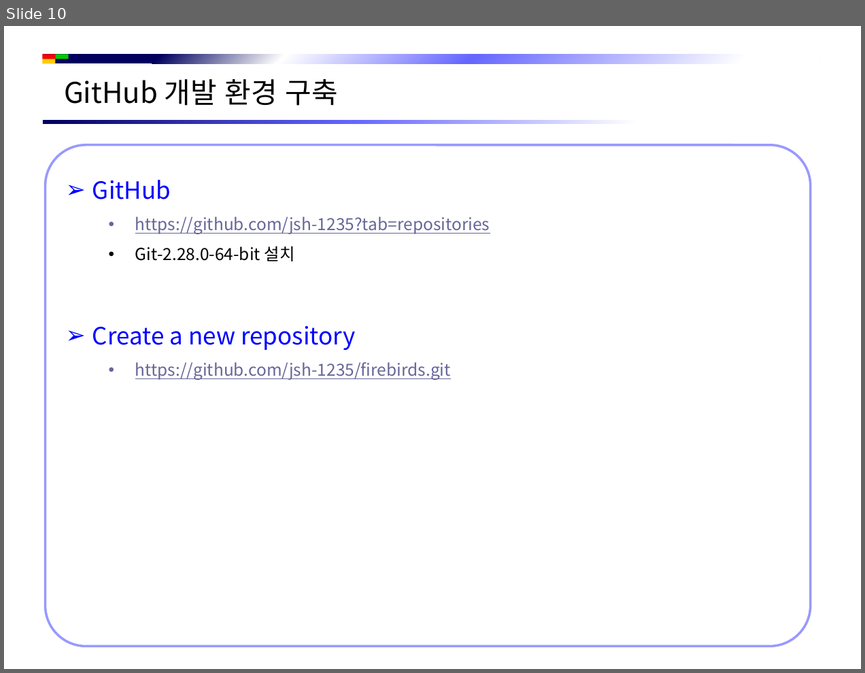
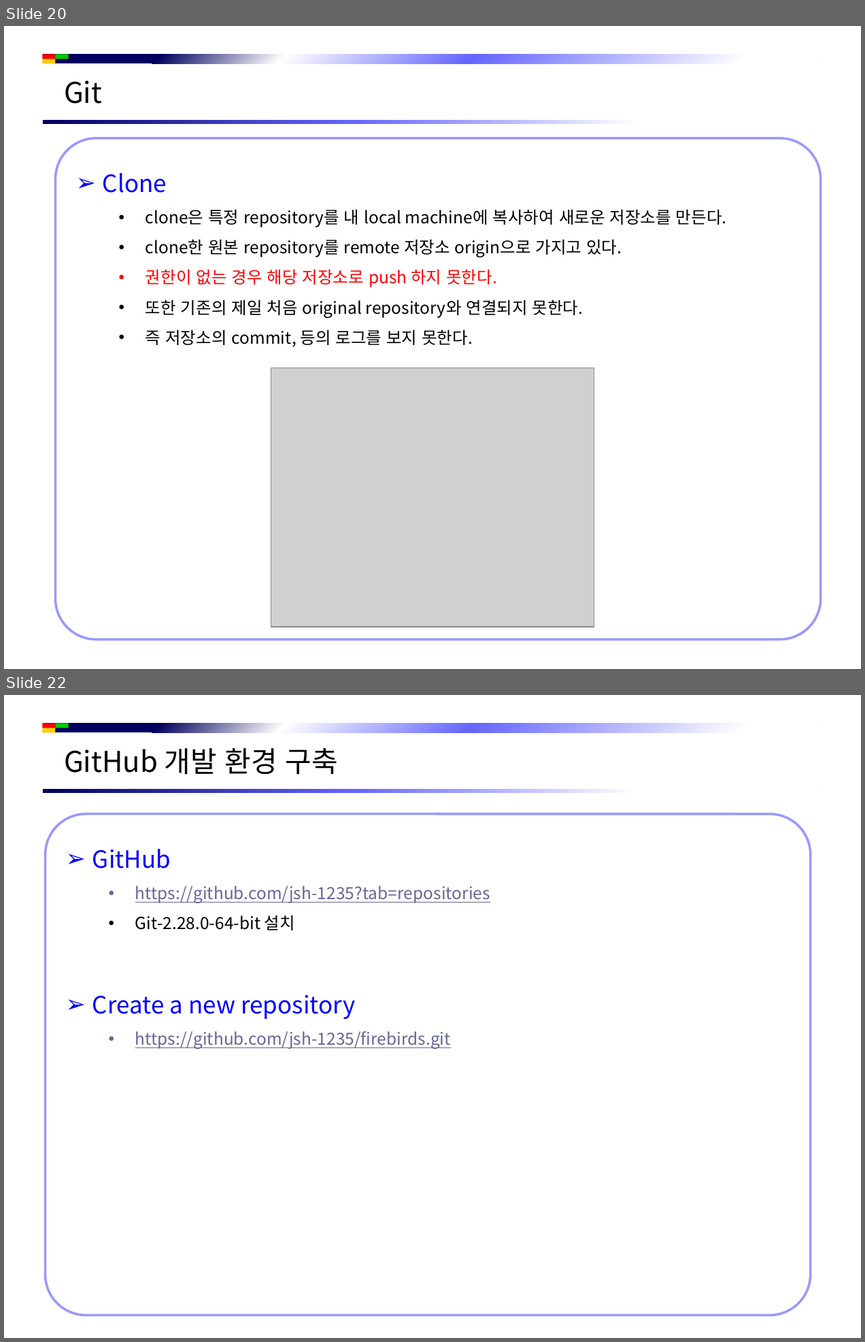
Before and after one commit to jsh-1235/Document, a slide deck: Git/Git 시작하기.pptx. Shown one above the other, each under a label of ours: slide 10 before the commit, slides 20 and 22 after it; the slides between them are not shown. The pictures are 865x673 and 865x1342 pixels, drawn with LibreOffice and Linux fonts; fonts in the diff are those of the drawing; grey boxes stand for pictures; background and template pictures are left out. Boxes give left, top, right and bottom in pixels: in the first picture for what was removed or moved away, otherwise in the second. Text is boxed around its words. In the diff, an @@ line names an element or a change of style, - is before the commit and + after.

```diff
--- a/Git/Git 시작하기.pptx
+++ b/Git/Git 시작하기.pptx
@@ slide 20 added at bbox=[4, 26, 861, 669], background #FFFFFF; not listed: 5 template elements that a slide beside it also shows @@
@@ text added at bbox=[64, 80, 102, 104], 24 pt, text #000000 @@
+Git
@@ rounded rectangle added at bbox=[56, 138, 821, 639], fill #FFFFFF, outline #9999FF 2 pt, 14 pt, text #000000 @@
+➢ Clone
+  • clone은 특정 repository를 내 local machine에 복사하여 새로운 저장소를 만든다.
+  • clone한 원본 repository를 remote 저장소 origin으로 가지고 있다.
+  • 권한이 없는 경우 해당 저장소로 push 하지 못한다.
+  • 또한 기존의 제일 처음 original repository와 연결되지 못한다.
+  • 즉 저장소의 commit, 등의 로그를 보지 못한다.
@@ picture added at bbox=[271, 368, 594, 626] @@
@@ what was slide 10 is now slide 22 @@
```
Also in this commit, not shown: 8 slides changed, 11 other slides added, 1 slide removed.
